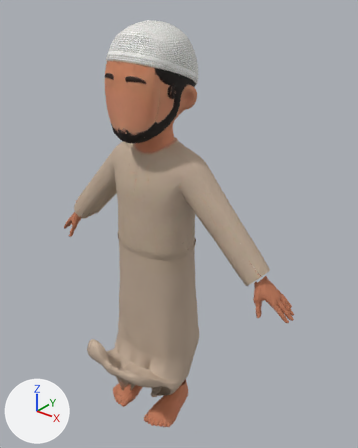
An edit to the glTF model public/avatars/ahmad.glb, drawn before and after from the same camera.
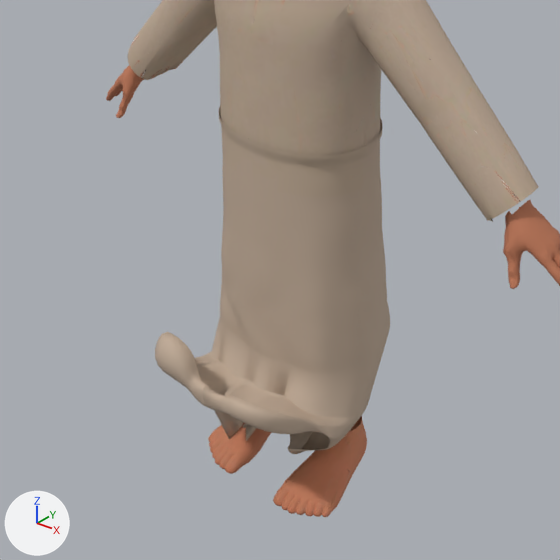
Each version is shown whole from a camera (50 mm lens) standing at (127.2, -143.7, 101.9) and looking at (9.1, 4.0, 10.4), then close up on the part from 4% to 78% of the width and 40% to 100% of the height. Arrows for +X, +Y and +Z are at lower left; the lights stay in place. The last two pictures show the newer version. Both versions are drawn at full value of the shape key 'drape_sujud_tuck' of 'char1'; the numbers are the values there. Vertices at exactly the same position are counted once.

Before the edit, the objects in view are built like this:
```python
me_mesh_0 = bpy.data.meshes.new('Mesh_0')
me_mesh_0.from_pydata(...)  # 22249 vertices, 43908 faces; spans x -65.0..65.0, y -33.0..17.0, z -86.0..90.0
# faces by material slot: [27344, 3316, 13248]
me_mesh_0.materials.append(mat_material_0)  # picture img_image_0
me_mesh_0.materials.append(mat_hands)  # orange #c07959
me_mesh_0.materials.append(mat_skirt)  # picture img_ahmad_k_glb_skirt
ob_char1 = bpy.data.objects.new('char1', me_mesh_0)
ob_char1.location = (0.0, 0.0, 0.0)
```
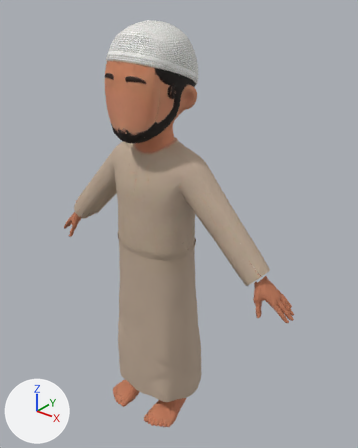
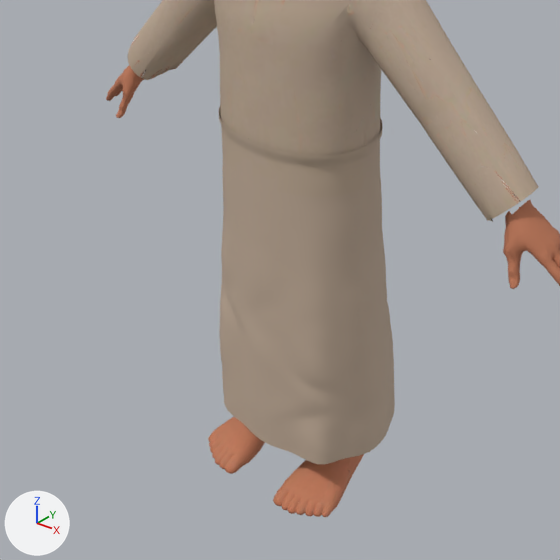
Where the change shows, as pixel boxes (x1, y1, x2, y2) in the close-ups (560 x 560 px; the box of a moved part takes in the faces that stretch with it):
part 1 of me_mesh_0, moved or reshaped: before (155, 318, 386, 454); after (219, 321, 395, 464)

The edits, one by one:
me_mesh_0 is used by ob_char1; location (0.0, 0.0, 0.0).
me_mesh_0 had 22249 vertices, 43908 faces and spanned x -65.0..65.0, y -33.0..17.0, z -86.0..90.0.
me_mesh_0 now has 22249 vertices, 43908 faces and spans x -65.0..65.0, y -21.0..17.0, z -85.0..90.0.
me_mesh_0 part 1: 2097 of 22249 vertices moved; they spanned x -20.0..20.0, y -33.0..16.0, z -86.0..-41.0 and now span x -21.0..22.0, y -17.0..17.0, z -73.0..-49.0; mean shift (2.0, 14.0, 0.0); largest move (-11.0, -29.0, -41.0) -> (-9.0, -15.0, -73.0).
